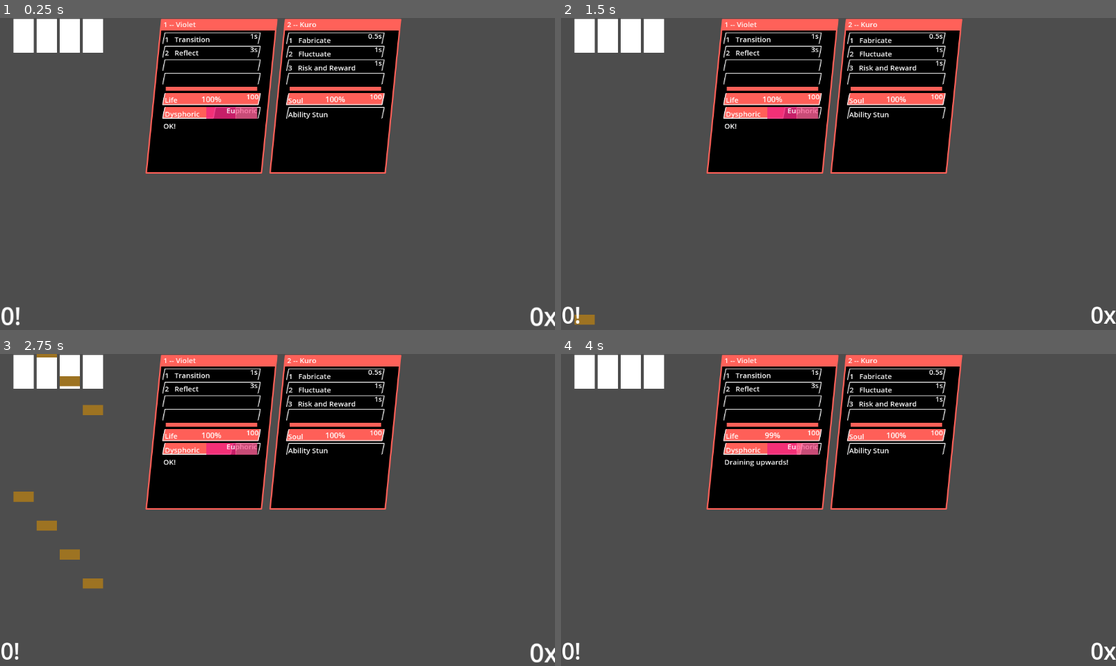
Above: before the commit, frames 1-4 (two rows, left to right).
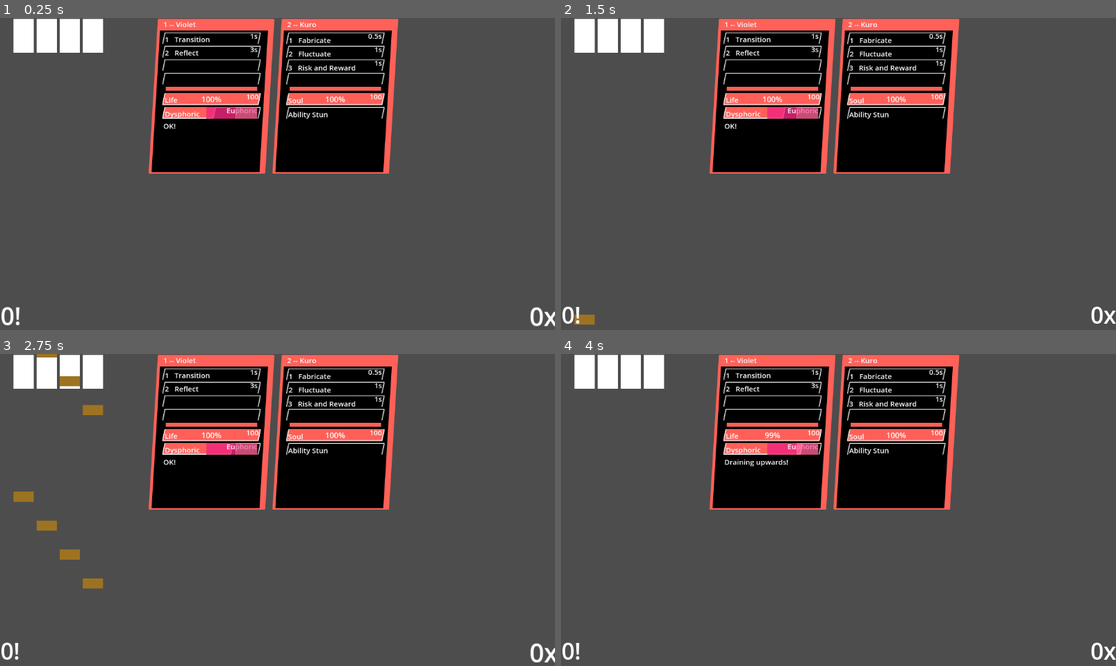
Above: after the commit, the same moments.

Repository: coltonisgod234/Project-KURO-Client
Game: Godot game, scene res://main.tscn
Two runs of this game, one before a commit and one after it. Both use one fixed random seed, a clock stepped at 60 frames per second and the inputs below. The engine's default icon, where the game draws it, is replaced by a stand-in: a white triangle on a blue panel in a dark square.
Inputs (mouse positions are in pixels of both pictures, inside the frame that each line leads up to):
- Up to frame 1 (0.25 s): no input
- Up to frame 2 (1.5 s): move the mouse to (960, 158) at 0.52 s; tap S (Character) at 0.6 s; tap Enter at 1.25 s; move the mouse to (727, 189) at 1.27 s; tap L (Ability) at 1.35 s
- Up to frame 3 (2.75 s): tap S (Character) at 1.55, 2.1 s; move the mouse to (333, 441) at 2.02 s
- Up to frame 4 (4 s): move the mouse to (810, 572) at 2.77 s; tap D (key0) at 2.85 s; tap S (Character) at 3.05, 3.8 s; move the mouse to (1005, 556) at 3.52 s; tap F (key1) at 3.6 s

The runs differ from the first frame. In frame 1, 1.8% of the frame differs, in the area x 26-73%, y 0-50%; in frame 2, 1.8%; in frame 3, 1.8%; in frame 4, 1.8%.

Commit message:
great depression + refactor FUCK ME

Diff:
--- a/UI_stuff/character_label.gd
+++ b/UI_stuff/attr_label.gd
@@ -4,17 +4,25 @@
 @export var fstring: String
 @export var property_name: String
 @export var check: Node
+@export var constantly_check := true
+
 func kuro_init():
 	await self.wait_till_init(check)
+	update()
 
-func _process(delta):
+func update():
 	if check == null:
 		return
 
 	var value = check.get(property_name)
-	if value == "":
-		randomize()
-		return
+
+	if value is String:
+		if value == "":
+			randomize()
+			return
 
 	self.text = fstring % [value]
-	#print(self.value)
+
+func _process(delta):
+	if constantly_check:
+		update()
--- /dev/null
+++ b/UI_stuff/menu_label_settings.tres
@@ -0,0 +1,11 @@
+[gd_resource type="LabelSettings" load_steps=2 format=3 uid="uid://dehlhphxf7crn"]
+
+[sub_resource type="SystemFont" id="SystemFont_c44dg"]
+font_names = PackedStringArray("Monospace")
+
+[resource]
+font = SubResource("SystemFont_c44dg")
+outline_size = 3
+outline_color = Color(0, 0, 0, 1)
+shadow_size = 6
+shadow_color = Color(0, 0, 0, 0.878431)
--- /dev/null
+++ b/UI_stuff/window_title_settings.tres
@@ -0,0 +1,11 @@
+[gd_resource type="LabelSettings" load_steps=2 format=3 uid="uid://bxvmq0bc05oh2"]
+
+[sub_resource type="SystemFont" id="SystemFont_cwmtq"]
+font_names = PackedStringArray("Monospace")
+
+[resource]
+font = SubResource("SystemFont_cwmtq")
+outline_color = Color(0, 0, 0, 1)
+shadow_size = 2
+shadow_color = Color(0, 0, 0, 0.772549)
+shadow_offset = Vector2(1.105, -1.345)
--- a/gameplay/mod_characters/kuro/kuro.tscn
+++ b/gameplay/mod_characters/kuro/kuro.tscn
@@ -5,7 +5,7 @@
 [ext_resource type="Script" uid="uid://br6dgp2vin25w" path="res://gameplay/mod_characters/cooldown.gd" id="2_qeq0e"]
 [ext_resource type="Script" uid="uid://v24x2ij0j8in" path="res://gameplay/mod_effect/addscore.gd" id="4_0cfwl"]
 [ext_resource type="Script" uid="uid://b4sb85uby5c68" path="res://shared/nullcomponent.gd" id="4_1coxs"]
-[ext_resource type="Script" uid="uid://bxshnlfug7ihq" path="res://UI_stuff/character_bar.gd" id="4_uuav8"]
+[ext_resource type="Script" uid="uid://bxshnlfug7ihq" path="res://UI_stuff/attr_bar.gd" id="4_uuav8"]
 [ext_resource type="Script" uid="uid://coe557ni3aqjl" path="res://gameplay/mod_characters/kuro/secondary.gd" id="4_w8xyn"]
 [ext_resource type="Script" uid="uid://bg1d1fp0qp3hk" path="res://shared/effect_executor.gd" id="5_4lye0"]
 [ext_resource type="Theme" uid="uid://c3jcrlkt7sab1" path="res://shared/blackness_GUI.tres" id="5_64oyw"]
@@ -14,7 +14,7 @@
 [ext_resource type="Script" uid="uid://smg1drh5eaen" path="res://gameplay/mod_effect/subcombo.gd" id="7_waxe7"]
 [ext_resource type="Script" uid="uid://bvomr8fnr6agf" path="res://gameplay/mod_effect/missable.gd" id="11_w0y6o"]
 [ext_resource type="Script" uid="uid://dot2m3hxw65tg" path="res://gameplay/mod_effect/hit_within_range.gd" id="12_2klul"]
-[ext_resource type="Script" uid="uid://b5412jqplg8og" path="res://UI_stuff/character_label.gd" id="15_55yk6"]
+[ext_resource type="Script" uid="uid://b5412jqplg8og" path="res://UI_stuff/attr_label.gd" id="15_55yk6"]
 
 [node name="Kuro" type="Node2D" node_paths=PackedStringArray("sg")]
 script = ExtResource("1_54vou")
--- a/gameplay/mod_characters/violet/violet.tscn
+++ b/gameplay/mod_characters/violet/violet.tscn
@@ -8,9 +8,9 @@
 [ext_resource type="Script" uid="uid://b4sb85uby5c68" path="res://shared/nullcomponent.gd" id="5_1v4fr"]
 [ext_resource type="Script" uid="uid://bg1d1fp0qp3hk" path="res://shared/effect_executor.gd" id="5_c3i78"]
 [ext_resource type="Theme" uid="uid://c3jcrlkt7sab1" path="res://shared/blackness_GUI.tres" id="6_c3i78"]
-[ext_resource type="Script" uid="uid://bxshnlfug7ihq" path="res://UI_stuff/character_bar.gd" id="6_qpnhd"]
+[ext_resource type="Script" uid="uid://bxshnlfug7ihq" path="res://UI_stuff/attr_bar.gd" id="6_qpnhd"]
 [ext_resource type="Script" uid="uid://v24x2ij0j8in" path="res://gameplay/mod_effect/addscore.gd" id="6_sy680"]
-[ext_resource type="Script" uid="uid://b5412jqplg8og" path="res://UI_stuff/character_label.gd" id="10_tvbvq"]
+[ext_resource type="Script" uid="uid://b5412jqplg8og" path="res://UI_stuff/attr_label.gd" id="10_tvbvq"]
 
 [node name="Violet" type="Node2D" node_paths=PackedStringArray("sg")]
 script = ExtResource("1_d5g55")
@@ -98,6 +98,7 @@
 layout_direction = 2
 layout_mode = 2
 theme = ExtResource("6_c3i78")
+text = "__Character Name__"
 script = ExtResource("10_tvbvq")
 fstring = "%s -- Violet"
 property_name = "export_name"
--- /dev/null
+++ b/menu/songselect/beatmap_header.gd
@@ -0,0 +1,11 @@
+extends KURO_Component
+
+@export var title: String
+@export var artist: String
+@export var mapper: String
+@export var length_secs: int
+@export var length: String
+@export var diffcount: int
+@export var avgbpm: int
+
+@export var btn: Node
--- /dev/null
+++ b/menu/songselect/beatmap_header.tscn
@@ -0,0 +1,166 @@
+[gd_scene load_steps=8 format=3 uid="uid://cxwoon11dsdx7"]
+
+[ext_resource type="Script" uid="uid://i1wobyb5mibn" path="res://menu/songselect/beatmap_header.gd" id="1_uctib"]
+[ext_resource type="Theme" uid="uid://c3jcrlkt7sab1" path="res://shared/blackness_GUI.tres" id="2_i20ru"]
+[ext_resource type="Texture2D" uid="uid://bgfa6umw3j0oo" path="res://textures/icon.svg" id="3_1pkqd"]
+[ext_resource type="LabelSettings" uid="uid://bxvmq0bc05oh2" path="res://UI_stuff/window_title_settings.tres" id="4_iupll"]
+[ext_resource type="Script" uid="uid://b5412jqplg8og" path="res://UI_stuff/attr_label.gd" id="5_hgs1n"]
+[ext_resource type="LabelSettings" uid="uid://dehlhphxf7crn" path="res://UI_stuff/menu_label_settings.tres" id="6_pincy"]
+
+[sub_resource type="ButtonGroup" id="ButtonGroup_f6nco"]
+resource_local_to_scene = false
+
+[node name="BeatmapHeader" type="Control" node_paths=PackedStringArray("btn", "sg")]
+custom_minimum_size = Vector2(0, 62)
+layout_mode = 3
+anchors_preset = 0
+offset_right = 559.0
+offset_bottom = 62.0
+script = ExtResource("1_uctib")
+btn = NodePath("Button")
+sg = NodePath(".")
+export_name = "BeatmapHeader"
+export_mode = 1
+
+[node name="Button" type="Button" parent="."]
+layout_mode = 0
+offset_right = 550.0
+offset_bottom = 58.0
+toggle_mode = true
+button_group = SubResource("ButtonGroup_f6nco")
+text = "This is actually a button btw you just cant see this text lmao"
+flat = true
+
+[node name="Panel" type="Panel" parent="Button"]
+layout_mode = 0
+offset_left = -1.0
+offset_right = 557.0
+offset_bottom = 60.0
+mouse_filter = 1
+theme = ExtResource("2_i20ru")
+
+[node name="Control" type="Control" parent="Button/Panel"]
+clip_contents = true
+anchors_preset = 0
+offset_left = 4.0
+offset_top = 23.0
+offset_right = 553.0
+offset_bottom = 57.0
+mouse_filter = 1
+
+[node name="TextureRect" type="TextureRect" parent="Button/Panel/Control"]
+clip_contents = true
+layout_mode = 0
+offset_top = -26.0
+offset_right = 562.0
+offset_bottom = 34.0
+texture = ExtResource("3_1pkqd")
+expand_mode = 3
+stretch_mode = 6
+
+[node name="VBoxContainer" type="VBoxContainer" parent="Button/Panel"]
+layout_mode = 1
+offset_left = 8.0
+offset_right = 544.0
+offset_bottom = 58.0
+
+[node name="SongInformationPanel" type="HBoxContainer" parent="Button/Panel/VBoxContainer"]
+layout_mode = 2
+size_flags_horizontal = 0
+theme = ExtResource("2_i20ru")
+
+[node name="Title" type="Label" parent="Button/Panel/VBoxContainer/SongInformationPanel" node_paths=PackedStringArray("check", "sg", "export_under")]
+layout_mode = 2
+size_flags_horizontal = 2
+mouse_filter = 1
+text = "あの世行きのバスに乗ってさらば。"
+label_settings = ExtResource("4_iupll")
+script = ExtResource("5_hgs1n")
+fstring = "%s"
+property_name = "title"
+check = NodePath("../../../../..")
+constantly_check = false
+sg = NodePath("../../../../..")
+export_under = NodePath("../../../../..")
+
+[node name="Seperator1" type="VSeparator" parent="Button/Panel/VBoxContainer/SongInformationPanel"]
+layout_mode = 2
+size_flags_horizontal = 4
+mouse_filter = 1
+theme = ExtResource("2_i20ru")
+
+[node name="Artist" type="Label" parent="Button/Panel/VBoxContainer/SongInformationPanel" node_paths=PackedStringArray("check", "sg", "export_under")]
+layout_mode = 2
+size_flags_horizontal = 2
+mouse_filter = 1
+text = "ツユ"
+label_settings = ExtResource("4_iupll")
+script = ExtResource("5_hgs1n")
+fstring = "by %s"
+property_name = "artist"
+check = NodePath("../../../../..")
+constantly_check = false
+sg = NodePath("../../../../..")
+export_under = NodePath("../../../../..")
+
+[node name="DifficultyInformation" type="HBoxContainer" parent="Button/Panel/VBoxContainer"]
+layout_mode = 2
+theme = ExtResource("2_i20ru")
+
+[node name="Mapper" type="Label" parent="Button/Panel/VBoxContainer/DifficultyInformation" node_paths=PackedStringArray("check", "sg", "export_under")]
+layout_mode = 2
+mouse_filter = 1
+text = "Charted by Artemis"
+label_settings = ExtResource("6_pincy")
+vertical_alignment = 1
+script = ExtResource("5_hgs1n")
+fstring = "charted by %s"
+property_name = "mapper"
+check = NodePath("../../../../..")
+constantly_check = false
+sg = NodePath("../../../../..")
+export_under = NodePath("../../../../..")
+
+[node name="Length" type="Label" parent="Button/Panel/VBoxContainer/DifficultyInformation" node_paths=PackedStringArray("check", "sg", "export_under")]
+layout_mode = 2
+mouse_filter = 1
+text = "4:26"
+label_settings = ExtResource("6_pincy")
+vertical_alignment = 1
+script = ExtResource("5_hgs1n")
+fstring = "%s"
+property_name = "length"
+check = NodePath("../../../../..")
+constantly_check = false
+sg = NodePath("../../../../..")
+export_under = NodePath("../../../../..")
+
+[node name="DiffCount" type="Label" parent="Button/Panel/VBoxContainer/DifficultyInformation" node_paths=PackedStringArray("check", "sg", "export_under")]
+layout_mode = 2
+mouse_filter = 1
+text = "7 Difficulties"
+label_settings = ExtResource("6_pincy")
+vertical_alignment = 1
+script = ExtResource("5_hgs1n")
+fstring = "%d difficulties"
+property_name = "diffcount"
+check = NodePath("../../../../..")
+constantly_check = false
+sg = NodePath("../../../../..")
+export_under = NodePath("../../../../..")
+
+[node name="AvgBPM" type="Label" parent="Button/Panel/VBoxContainer/DifficultyInformation" node_paths=PackedStringArray("check", "sg", "export_under")]
+layout_mode = 2
+mouse_filter = 1
+text = "222 BPM"
+label_settings = ExtResource("6_pincy")
+vertical_alignment = 1
+script = ExtResource("5_hgs1n")
+fstring = "%d BPM"
+property_name = "avgbpm"
+check = NodePath("../../../../..")
+constantly_check = false
+sg = NodePath("../../../../..")
+export_under = NodePath("../../../../..")
+
+[connection signal="pressed" from="Button" to="." method="_on_button_pressed"]
--- /dev/null
+++ b/menu/songselect/chart_displayer.tscn
@@ -0,0 +1,49 @@
+[gd_scene load_steps=5 format=3 uid="uid://opmfhy307vnb"]
+
+[ext_resource type="Script" uid="uid://4xllo3bmq2yi" path="res://menu/songselect/whole_container.gd" id="1_ikw25"]
+[ext_resource type="PackedScene" uid="uid://cxwoon11dsdx7" path="res://menu/songselect/beatmap_header.tscn" id="1_nkdpo"]
+[ext_resource type="Script" uid="uid://7ngl6yynud1k" path="res://menu/songselect/difficulty_container.gd" id="2_48hgv"]
+[ext_resource type="PackedScene" uid="uid://n3yrm8kgw7t5" path="res://menu/songselect/difficulty_header.tscn" id="2_bsk74"]
+
+[node name="ChartDisplayer" type="Control" node_paths=PackedStringArray("map", "diffcontainer")]
+layout_mode = 3
+anchors_preset = 15
+anchor_right = 1.0
+anchor_bottom = 1.0
+grow_horizontal = 2
+grow_vertical = 2
+script = ExtResource("1_ikw25")
+map = NodePath("WholeContainer/Map")
+diffcontainer = NodePath("WholeContainer/DifficultyContainer")
+export_mode = 1
+
+[node name="WholeContainer" type="VBoxContainer" parent="."]
+layout_mode = 2
+anchor_right = 0.520833
+anchor_bottom = 0.0941358
+metadata/_edit_use_anchors_ = true
+
+[node name="Map" parent="WholeContainer" node_paths=PackedStringArray("export_under") instance=ExtResource("1_nkdpo")]
+custom_minimum_size = Vector2(600, 59.615)
+layout_mode = 2
+size_flags_vertical = 0
+title = "???"
+artist = "???"
+mapper = "???"
+length_secs = -1
+length = "??:??"
+diffcount = -1
+avgbpm = -1
+export_name = "map"
+export_under = NodePath("../..")
+export_mode = 0
+
+[node name="DifficultyContainer" type="VBoxContainer" parent="WholeContainer" node_paths=PackedStringArray("sg", "export_under")]
+visible = false
+layout_mode = 2
+script = ExtResource("2_48hgv")
+sg = NodePath("../..")
+export_under = NodePath("..")
+
+[node name="0" parent="WholeContainer/DifficultyContainer" instance=ExtResource("2_bsk74")]
+layout_mode = 2
--- /dev/null
+++ b/menu/songselect/chart_displayer_manager.gd
@@ -0,0 +1,60 @@
+extends KURO_Component
+
+var last_diffcontainer: Node
+var button_group := ButtonGroup.new()
+
+func time_convert(time_in_sec):
+	var seconds = time_in_sec % 60
+	var minutes = (time_in_sec / 60) % 60
+	var hours = (time_in_sec / 60) / 60
+	return "%02d:%02d:%02d" % [hours, minutes, seconds]
+
+func create(title, artist, charter, length_secs, diffcount, bpm):
+	var new_displayer = Scenes.ChartDisplayer.instantiate()
+	var map = new_displayer.map
+	map.title = title
+	map.artist = artist
+	map.mapper = charter
+	map.length = time_convert(length_secs)
+	map.length_secs = length_secs
+	map.diffcount = diffcount
+	map.avgbpm = bpm
+	map.btn.toggle_mode = true
+	map.btn.button_group = button_group
+	new_displayer.button_pressed.connect(_on_button_clicked)
+	self.add_child(new_displayer)
+
+func kuro_init():
+	create(
+		"あの世行きのバスに乗ってさらば。",
+		"ツユ",
+		"Artemis",
+		180,
+		7,
+		140
+	)
+
+	create(
+		"Lost Umbrella",
+		"Inabakumori",
+		"Artemis",
+		180,
+		7,
+		140
+	)
+
+func _on_button_clicked(btn, chartdisplayer):
+	#print(btn, chartdisplayer)
+	var diffcontainer = chartdisplayer.diffcontainer
+	print(diffcontainer)
+	if btn == button_group.get_pressed_button():
+		if last_diffcontainer == null:
+			print("FUCK")
+			last_diffcontainer = diffcontainer
+			return
+
+		print("yay")
+
+		last_diffcontainer.hide()
+		diffcontainer.show()
+		last_diffcontainer = diffcontainer
--- /dev/null
+++ b/menu/songselect/difficulty_container.gd
@@ -0,0 +1,7 @@
+extends KURO_Component
+
+func show():
+	self.visible = true
+
+func hide():
+	self.visible = false
--- /dev/null
+++ b/menu/songselect/difficulty_header.tscn
@@ -0,0 +1,33 @@
+[gd_scene load_steps=3 format=3 uid="uid://n3yrm8kgw7t5"]
+
+[ext_resource type="Theme" uid="uid://c3jcrlkt7sab1" path="res://shared/blackness_GUI.tres" id="1_m0id2"]
+[ext_resource type="LabelSettings" uid="uid://bxvmq0bc05oh2" path="res://UI_stuff/window_title_settings.tres" id="2_ln244"]
+
+[node name="Control" type="Control"]
+clip_contents = true
+custom_minimum_size = Vector2(0, 20)
+layout_mode = 3
+anchors_preset = 15
+anchor_right = 1.0
+anchor_bottom = 1.0
+offset_left = 26.0
+offset_right = -629.0
+offset_bottom = -628.0
+grow_horizontal = 2
+grow_vertical = 2
+
+[node name="Panel" type="Panel" parent="."]
+layout_mode = 0
+offset_right = 500.0
+offset_bottom = 24.0
+theme = ExtResource("1_m0id2")
+
+[node name="HBoxContainer" type="HBoxContainer" parent="Panel"]
+layout_mode = 0
+offset_right = 500.0
+offset_bottom = 23.0
+
+[node name="Label" type="Label" parent="Panel/HBoxContainer"]
+layout_mode = 2
+text = "Diff name"
+label_settings = ExtResource("2_ln244")
--- /dev/null
+++ b/menu/songselect/songselect.tscn
@@ -0,0 +1,56 @@
+[gd_scene load_steps=4 format=3 uid="uid://biuytjpt4yuwb"]
+
+[ext_resource type="Theme" uid="uid://c3jcrlkt7sab1" path="res://shared/blackness_GUI.tres" id="1_qfvco"]
+[ext_resource type="LabelSettings" uid="uid://bxvmq0bc05oh2" path="res://UI_stuff/window_title_settings.tres" id="2_4ep1f"]
+[ext_resource type="Script" uid="uid://c51yf40j36q2d" path="res://menu/songselect/chart_displayer_manager.gd" id="3_7qkjo"]
+
+[node name="SongSelect" type="Control"]
+layout_mode = 3
+anchors_preset = 15
+anchor_right = 1.0
+anchor_bottom = 1.0
+offset_right = -1.0
+grow_horizontal = 2
+grow_vertical = 2
+
+[node name="SelectorPanel" type="Panel" parent="."]
+layout_mode = 1
+offset_left = 27.0
+offset_top = 8.0
+offset_right = 762.0
+offset_bottom = 657.0
+theme = ExtResource("1_qfvco")
+
+[node name="WindowTitle" type="Label" parent="SelectorPanel"]
+layout_mode = 1
+anchors_preset = 5
+anchor_left = 0.5
+anchor_right = 0.5
+offset_left = -153.5
+offset_right = 153.5
+offset_bottom = 23.0
+grow_horizontal = 2
+text = "ProjectKURO.SongSelect.SongPanel"
+label_settings = ExtResource("2_4ep1f")
+
+[node name="ScrollContainer" type="ScrollContainer" parent="SelectorPanel"]
+layout_mode = 1
+anchors_preset = 8
+anchor_left = 0.5
+anchor_top = 0.5
+anchor_right = 0.5
+anchor_bottom = 0.5
+offset_left = -307.5
+offset_top = -270.5
+offset_right = 295.5
+offset_bottom = 276.5
+grow_horizontal = 2
+grow_vertical = 2
+
+[node name="VBoxContainer" type="VBoxContainer" parent="SelectorPanel/ScrollContainer"]
+custom_minimum_size = Vector2(0, 500)
+layout_mode = 2
+theme = ExtResource("1_qfvco")
+theme_override_constants/separation = 70
+script = ExtResource("3_7qkjo")
+export_mode = 2
--- /dev/null
+++ b/menu/songselect/whole_container.gd
@@ -0,0 +1,11 @@
+extends KURO_Component
+
+@export var map: Node
+@export var diffcontainer: Node
+signal button_pressed(button, chartdisplayer)
+
+func kuro_init():
+	map.btn.pressed.connect(_fwd_button_press)
+
+func _fwd_button_press():
+	button_pressed.emit(map.btn, self)
--- a/shared/Scenes.gd
+++ b/shared/Scenes.gd
@@ -4,10 +4,9 @@
 var Lane := preload("res://gameplay/mod_note/lane.tscn")
 var LaneManager := preload("res://gameplay/mod_management/lane_manager.tscn")
 var SongPlayer := preload("res://gameplay/mod_management/song_player.tscn")
-#var ComboCounter := preload("res://gameplay/mod_HUD/combo_counter.tscn")
-#var ScoreCounter := preload("res://gameplay/mod_HUD/score_counter.tscn")
 var HUD := preload("res://gameplay/mod_HUD/hud.tscn")
 var BaseCharacter := preload("res://gameplay/mod_characters/basecharacter.tscn")
 var CharacterViolet := preload("res://gameplay/mod_characters/violet/violet.tscn")
 var CharacterManager := preload("res://gameplay/mod_characters/character_manager.tscn")
 var CharacterKuro := preload("res://gameplay/mod_characters/kuro/kuro.tscn")
+var ChartDisplayer := preload("res://menu/songselect/chart_displayer.tscn")
--- a/shared/blackness_GUI.tres
+++ b/shared/blackness_GUI.tres
@@ -9,11 +9,13 @@
 [sub_resource type="SystemFont" id="SystemFont_5jl1u"]
 
 [sub_resource type="StyleBoxFlat" id="StyleBoxFlat_64nlc"]
+content_margin_left = 3.0
+content_margin_right = 3.0
 bg_color = Color(0, 0, 0, 1)
-skew = Vector2(0.1, 0)
-border_width_left = 3
+skew = Vector2(0.06, 0)
+border_width_left = 6
 border_width_top = 24
-border_width_right = 3
+border_width_right = 12
 border_width_bottom = 3
 border_color = Color(1, 0.380392, 0.34902, 1)
 
@@ -35,8 +37,27 @@
 border_color = Color(1, 1, 1, 1)
 border_blend = true
 
+[sub_resource type="StyleBoxFlat" id="StyleBoxFlat_3s1ly"]
+bg_color = Color(1, 0.282167, 0.27, 0.756863)
+skew = Vector2(0, 0.2)
+
+[sub_resource type="StyleBoxFlat" id="StyleBoxFlat_wi18t"]
+bg_color = Color(1, 0.412901, 0.378172, 0.894118)
+skew = Vector2(0, 0.595)
+
+[sub_resource type="StyleBoxFlat" id="StyleBoxFlat_urgq6"]
+bg_color = Color(1, 0.281851, 0.269764, 0.894118)
+skew = Vector2(0, 0.2)
+
+[sub_resource type="StyleBoxLine" id="StyleBoxLine_5o8n1"]
+color = Color(0.999999, 0.31934, 0.298144, 1)
+grow_begin = 24.0
+grow_end = 24.0
+thickness = 22
+
 [resource]
 default_font = SubResource("SystemFont_5jl1u")
+HBoxContainer/constants/separation = 24
 HSeparator/constants/separation = 10
 HSeparator/styles/separator = SubResource("StyleBoxLine_5jl1u")
 Label/colors/font_color = Color(1, 1, 1, 1)
@@ -51,3 +72,7 @@
 ProgressBar/fonts/font = SubResource("SystemFont_5jl1u")
 ProgressBar/styles/background = SubResource("StyleBoxFlat_5jl1u")
 ProgressBar/styles/fill = SubResource("StyleBoxFlat_5o8n1")
+VScrollBar/styles/grabber = SubResource("StyleBoxFlat_3s1ly")
+VScrollBar/styles/grabber_highlight = SubResource("StyleBoxFlat_wi18t")
+VScrollBar/styles/grabber_pressed = SubResource("StyleBoxFlat_urgq6")
+VSeparator/styles/separator = SubResource("StyleBoxLine_5o8n1")
--- a/shared/kuro_component.gd
+++ b/shared/kuro_component.gd
@@ -17,7 +17,7 @@
 
 	print("[%s] (BASE) Waiting for component %s ON %s" % [self.name, component_name, relative_to.name])
 	while component_name not in relative_to.exports:
-		await get_tree().process_frame
+		await self.get_tree().process_frame
 	return self.exports.get(component_name)
 
 func ExportUnder(parent, me_myself_and_i, name=null):
@@ -28,7 +28,11 @@
 		name = me_myself_and_i.name
 
 	print("[%s] (BASE) Exporting... %s UNDER %s AS %s" % [self.name, me_myself_and_i.name, parent.name, name])
+	if not "exports" in parent:
+		print("[%s] (BASE) You did a stupid Colton" % [self.name])
+		return
 	parent.exports.set(name, me_myself_and_i)
+	print("Done")
 
 signal component_ready(component, globals_export_name)
 @export var export_name: String
@@ -47,6 +51,9 @@
 	pass
 
 func _ready():
+	if export_under == null:
+		push_warning("[%s] (%s) You might have made another silly bug, Artemis!" % [self, self.name])
+
 	match export_mode:
 		ExportModes.EXPORT_CHOSEN:
 			Globals.ExportUnder(export_under, self, export_name)
Renamed: UI_stuff/character_bar.gd -> UI_stuff/attr_bar.gd
Renamed: UI_stuff/character_bar.gd.uid -> UI_stuff/attr_bar.gd.uid
Renamed: UI_stuff/character_label.gd.uid -> UI_stuff/attr_label.gd.uid
Not shown, added: menu/songselect/beatmap_header.gd.uid
Not shown, added: menu/songselect/chart_displayer_manager.gd.uid
Not shown, added: menu/songselect/difficulty_container.gd.uid
Not shown, added: menu/songselect/whole_container.gd.uid
Not shown: 1 places in shared/blackness_GUI.tres that only renumber resources
